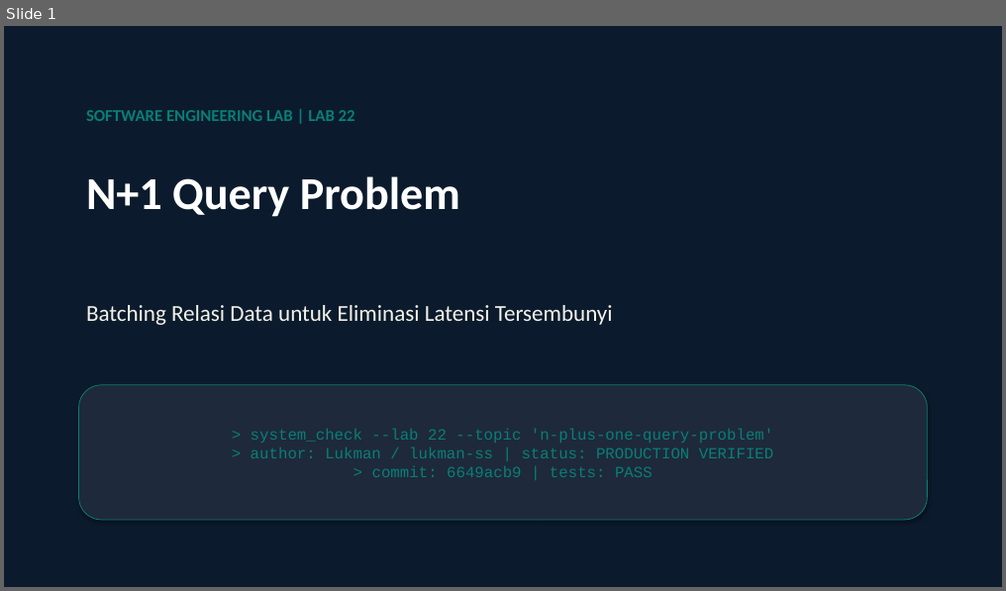
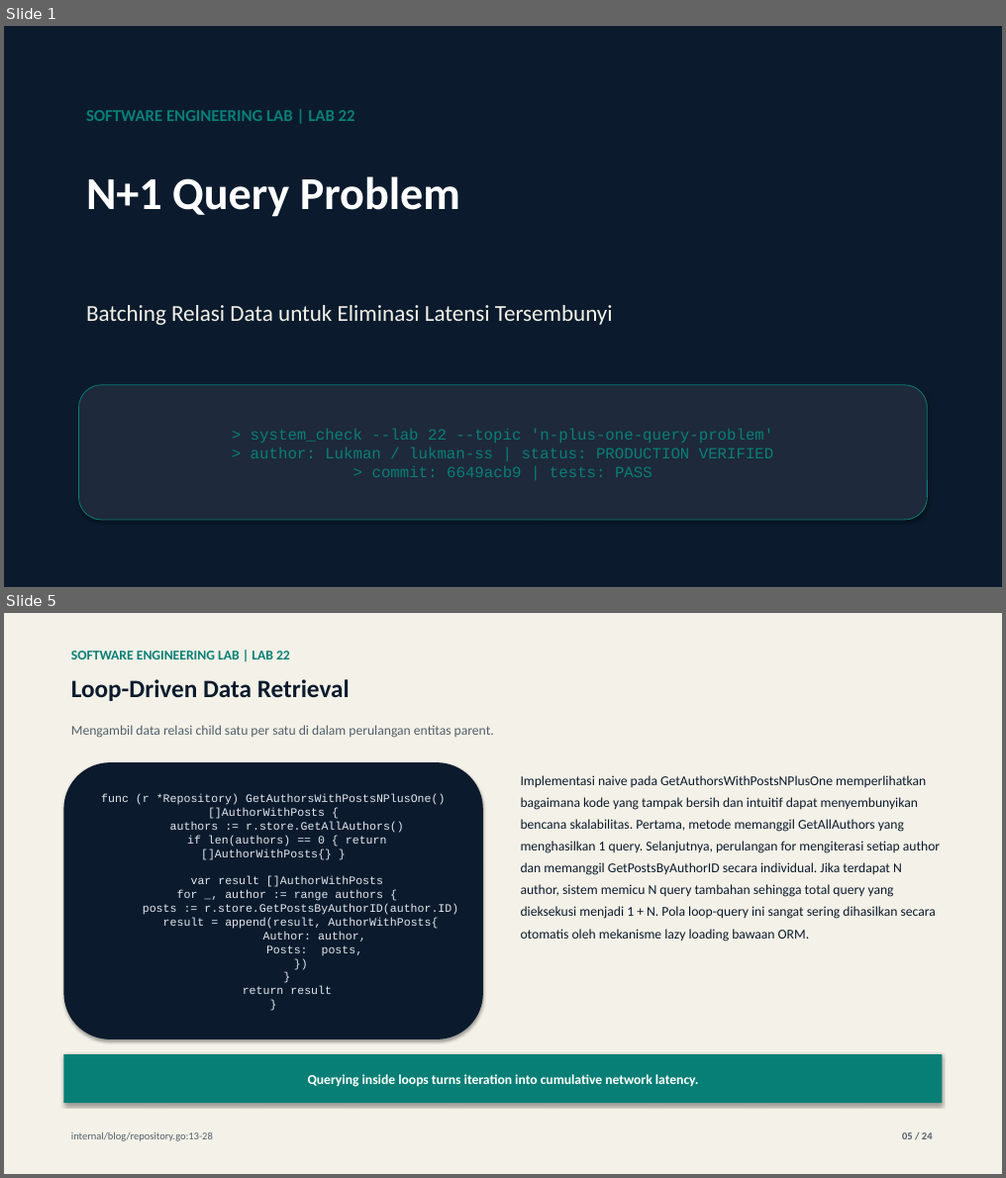
Before and after one commit to lukman-ss/software-engineering-lab, a slide deck: labs/22-n-plus-one-query-problem/result/linkedin/lab-22-n-plus-one-query-problem-carousel.pptx. Shown one above the other, each under a label of ours: slide 1 before the commit, slides 1 and 5 after it; the slides between them are not shown. The pictures are 1006x591 and 1006x1178 pixels, drawn with LibreOffice and Linux fonts; fonts in the diff are those of the drawing. Boxes give left, top, right and bottom in pixels: in the first picture for what was removed or moved away, otherwise in the second. Text is boxed around its words. In the diff, an @@ line names an element or a change of style, - is before the commit and + after.

```diff
--- a/labs/22-n-plus-one-query-problem/result/linkedin/lab-22-n-plus-one-query-problem-carousel.pptx
+++ b/labs/22-n-plus-one-query-problem/result/linkedin/lab-22-n-plus-one-query-problem-carousel.pptx
@@ slide 5 added at <box>4,613,1002,1174</box>, background #FFFFFF @@
@@ rectangle added at <box>4,613,1002,1174</box>, fill #F4F1E8 @@
@@ text added at <box>71,651,290,660</box>, 13 pt, text #087F76, bold @@
+SOFTWARE ENGINEERING LAB | LAB 22
@@ text added at <box>71,679,350,701</box>, 24 pt, text #0B1B2D, bold @@
+Loop-Driven Data Retrieval
@@ text added at <box>71,725,494,738</box>, 13 pt, text #52606B @@
+Mengambil data relasi child satu per satu di dalam perulangan entitas parent.
@@ rounded rectangle added at <box>63,762,483,1040</box>, fill #0B1B2D, 11 pt, text #E2E8F0 @@
+func (r *Repository) GetAuthorsWithPostsNPlusOne() []AuthorWithPosts {
+authors := r.store.GetAllAuthors()
+if len(authors) == 0 { return []AuthorWithPosts{} }
+var result []AuthorWithPosts
+for _, author := range authors {
+posts := r.store.GetPostsByAuthorID(author.ID)
+result = append(result, AuthorWithPosts{
+Author: author,
+Posts: posts,
+})
+}
+return result
+}
@@ text added at <box>521,775,940,942</box>, 13 pt, text #0B1B2D @@
+Implementasi naive pada GetAuthorsWithPostsNPlusOne memperlihatkan bagaimana kode yang tampak bersih dan intuitif dapat menyembunyikan bencana skalabilitas. Pertama, metode memanggil GetAllAuthors yang menghasilkan 1 query. Selanjutnya, perulangan for mengiterasi setiap author dan memanggil GetPostsByAuthorID secara individual. Jika terdapat N author, sistem memicu N query tambahan sehingga total query yang dieksekusi menjadi 1 + N. Pola loop-query ini sangat sering dihasilkan secara otomatis oleh mekanisme lazy loading bawaan ORM.
@@ rectangle added at <box>63,1055,943,1103</box>, fill #087F76, 13 pt, text #FFFFFF, bold @@
+Querying inside loops turns iteration into cumulative network latency.
@@ text added at <box>71,1132,213,1142</box>, 10 pt, text #52606B @@
+internal/blog/repository.go:13-28
@@ text added at <box>902,1133,933,1140</box>, 10 pt, text #52606B, bold @@
+05 / 24
```
Also in this commit, not shown: 22 other slides added, 23 slides removed, 9 other files.
